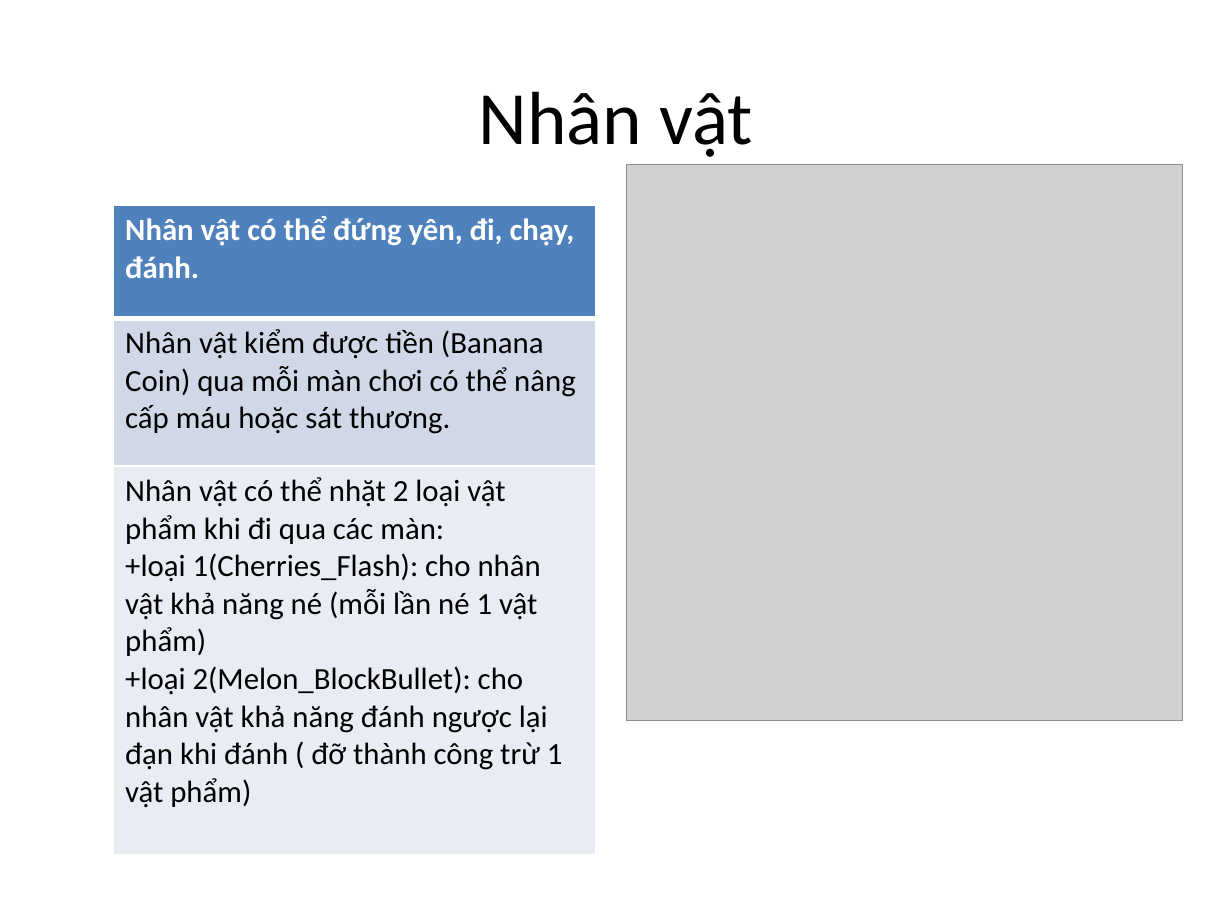
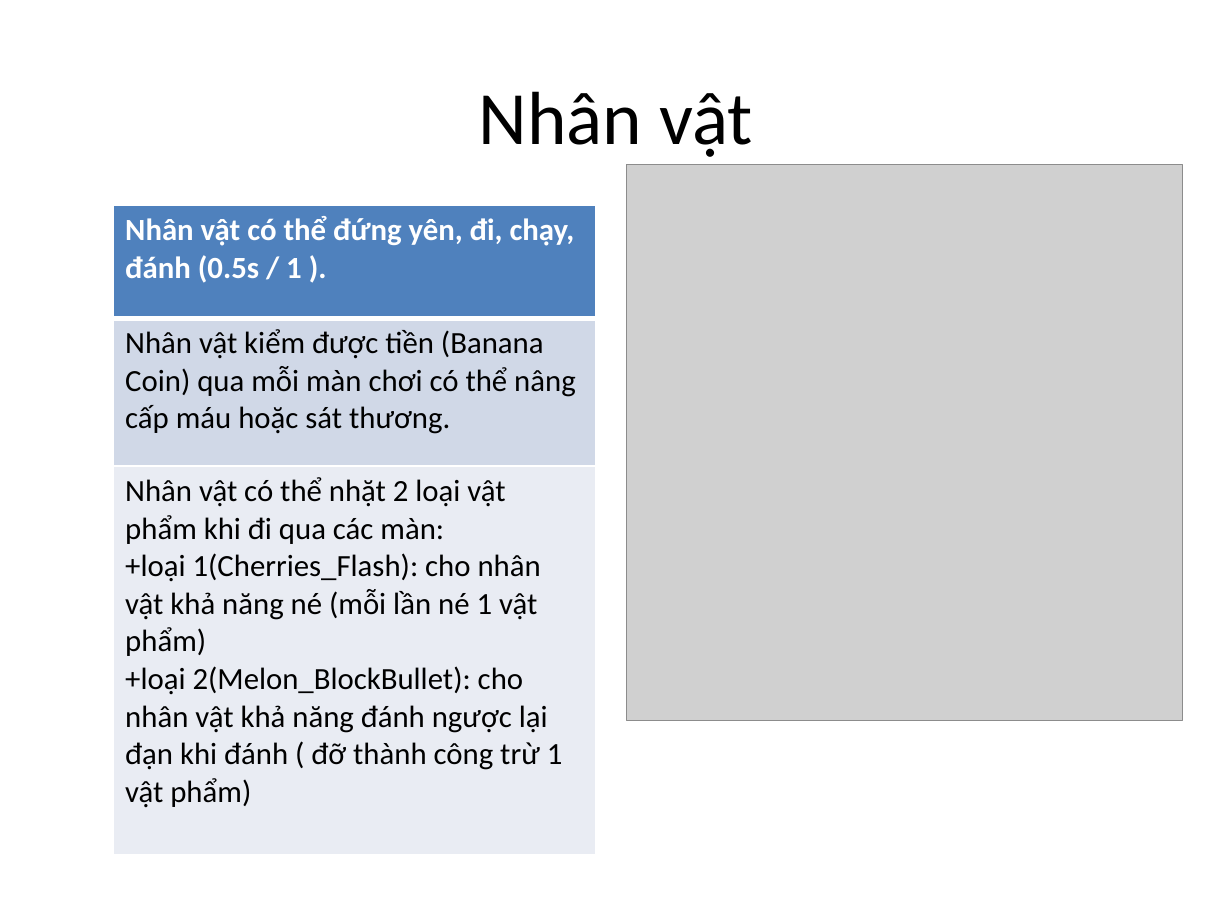
Before and after one commit to Xwin28/Programming_Game, a slide deck: slide 3 of RELEASE and DESIGN/Design/IdealGame.pptx. Drawn at 1232x924 pixels with LibreOffice and Linux fonts; fonts in the diff are those of the drawing; grey boxes stand for pictures. Boxes give left, top, right and bottom in pixels: in the first picture for what was removed or moved away, otherwise in the second. Text is boxed around its words. In the diff, an @@ line names an element or a change of style, - is before the commit and + after.

```diff
--- a/RELEASE and DESIGN/Design/IdealGame.pptx
+++ b/RELEASE and DESIGN/Design/IdealGame.pptx
@@ table at (x1=113, y1=206, x2=596, y2=849) @@
-row 1, column 1: Nhân vật có thể đứng yên, đi, chạy, đánh.
+row 1, column 1: Nhân vật có thể đứng yên, đi, chạy, đánh (0.5s / 1 ).
```
Also in this commit, not shown: 21 other files.
